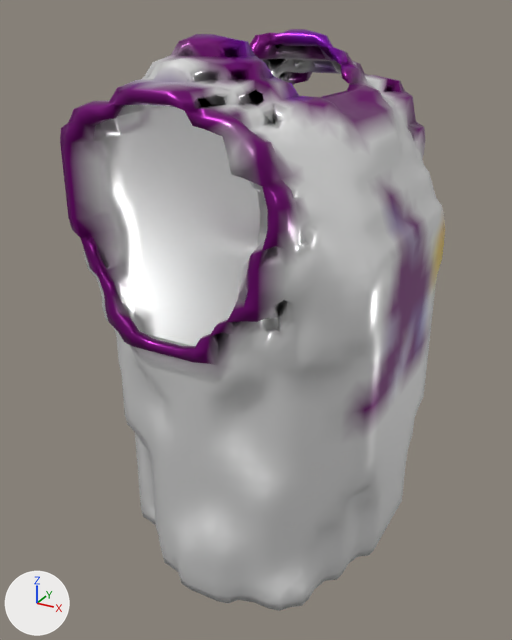
One commit to the glTF model glb/smooth/1001-2000/1745.glb: the scene before it, then after it.
Both versions are drawn from a 50 mm camera at (0.965, -1.938, 1.661) aimed at (-0.062, -0.071, 0.727). The lights are fixed; the arrows at lower left show +X, +Y and +Z. Vertices at the same position are counted once.
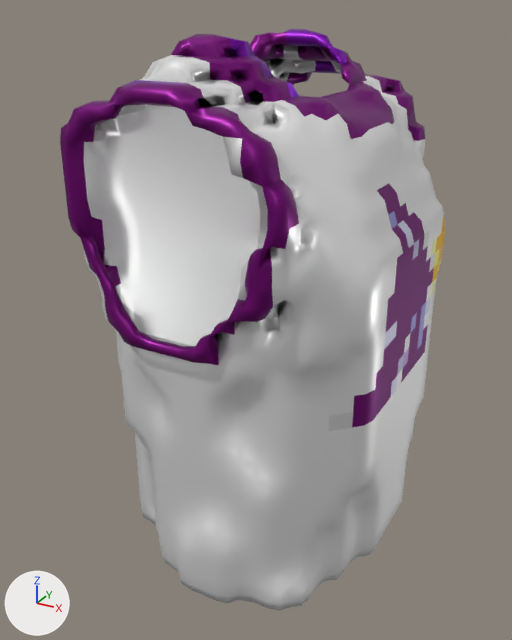
Pixel boxes [x1, y1, x2, y2] of what changed, in the pictures (512 x 640 px):
'Mesh_0', surface changed: [68, 29, 445, 552] in both
part 1 of me_mesh_0, cut back: [314, 173, 438, 521] in both
part 2 of me_mesh_0, recoloured: [70, 29, 445, 429] in both

Edits to the bpy script that builds the scene:
```text
Change mat_material_0:
    where n0 = _N.new('ShaderNodeBsdfPrincipled'); n0.name = 'Principled BSDF'
    n0.inputs[2].default_value: 0.3 -> 0.4  # 'Roughness'
Change me_mesh_0:
    used by ob_mesh_0; location = (0.0, 0.0, 0.0)
    remove me_mesh_0.from_pydata(...)  # 3382 vertices, 6948 faces; spans x -0.43..0.43, y -0.57..0.57, z 0.0..1.6
    add me_mesh_0.from_pydata(...)  # 3319 vertices, 6798 faces; spans x -0.43..0.43, y -0.57..0.57, z 0.0..1.6
    me_mesh_0 part 1
    58 vertices are removed from x 0.31..0.43, y -0.41..0.31, z 0.55..1.19
    212 faces are deleted
    1 vertex is added at (0.43, -0.03, 0.1)
    76 new faces join them
    me_mesh_0 part 2: 1921 kept faces spanning x -0.42..0.43, y -0.57..0.56, z 0.6..1.6 get new vertex colours
```
